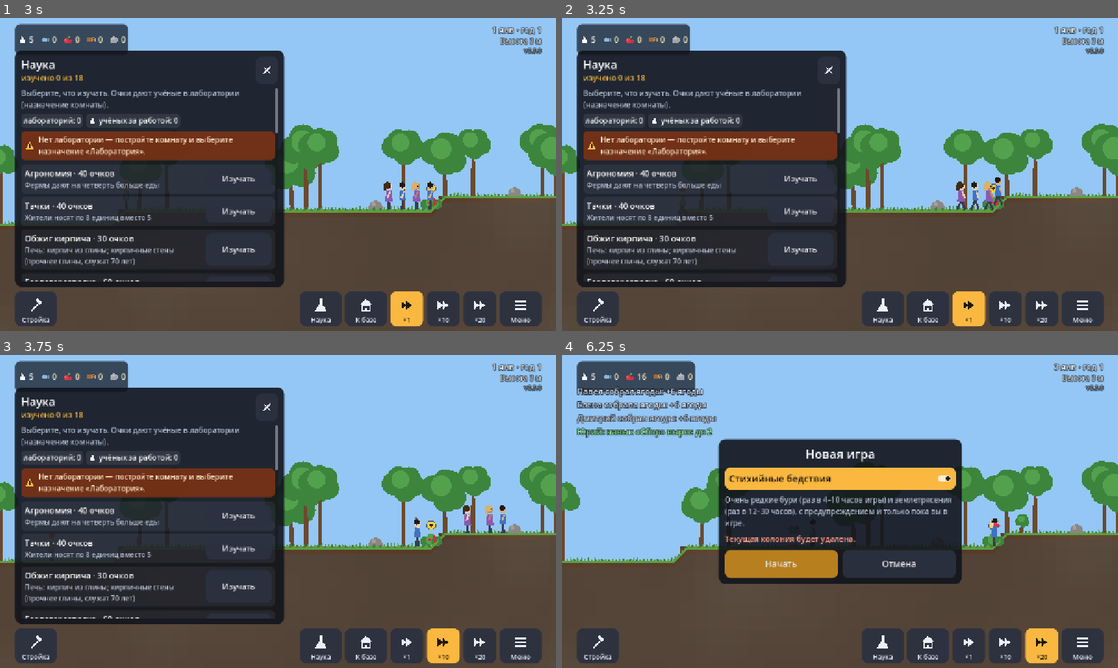
Above: before the commit, frames 1-4 (two rows, left to right).
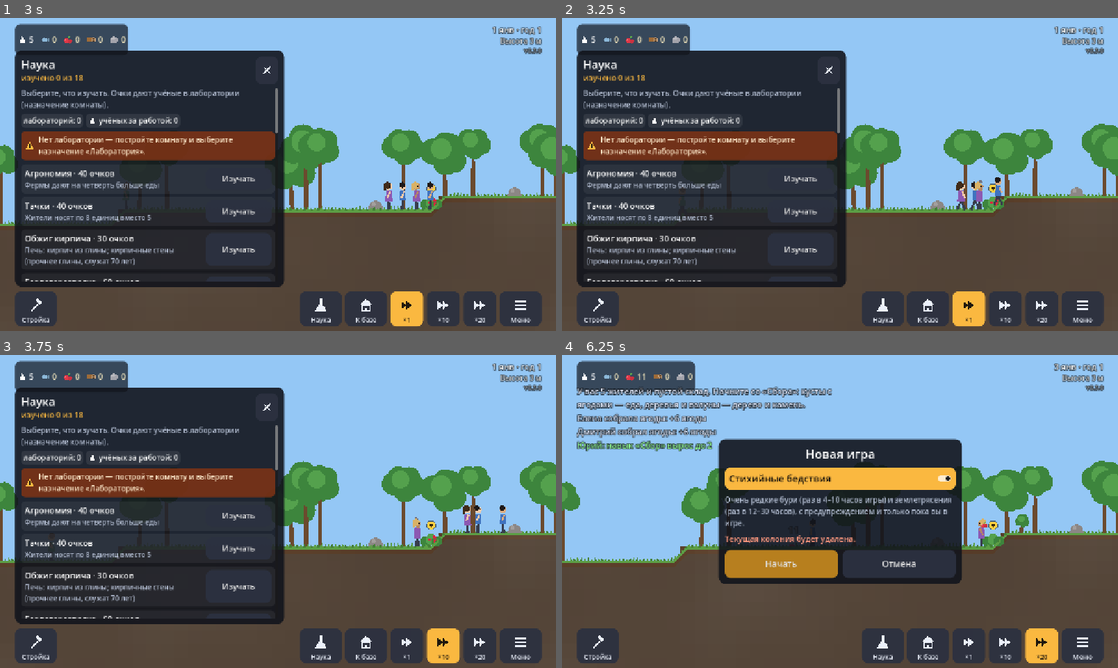
Above: after the commit, the same moments.

Repository: web-static-host/game1
Game: Godot game, scene res://scenes/main.tscn
Same seed, same stepped clock (60 frames per second), same inputs: the game is played once before the commit and once after it.
Inputs (mouse positions are in pixels of both pictures, inside the frame that each line leads up to):
- Up to frame 1 (3 s): click (33, 309) at 0.5 s; click (322, 309) at 1.27 s; click (366, 309) at 2.02 s; click (405, 309) at 2.77 s
- Up to frame 2 (3.25 s): no input
- Up to frame 3 (3.75 s): click (444, 646) at 3.52 s
- Up to frame 4 (6.25 s): click (1040, 646) at 4.27 s; click (1084, 646) at 5.02 s; click "Новая игра" at 5.75 s

Frame 1 is identical in both runs. In frame 2, 0.2% of the frame differs, in the area x 74-78%, y 51-62%; in frame 3, 0.2%; in frame 4, 3.2%, in the area x 2-79%, y 5-62%.

Commit message:
Озёра можно переплыть; отладка бота долгой игры
Колонию могли зажать два озера: глубокую воду не перейти, деревья
за ней недоступны. Теперь по поверхности воды плывут (вдвое медленнее).

Co-Authored-By: Claude Opus 5.5 <noreply@anthropic.com>
Claude-Session: https://claude.ai/code/session_016LhimkttaYpRVNZ3oj9mAA

Diff:
--- a/scripts/game/colony.gd
+++ b/scripts/game/colony.gd
@@ -1878,6 +1878,8 @@
 		var spd := (CLIMB_SPEED if absf(delta.y) > absf(delta.x) else WALK_SPEED) * jam * u.move_factor()
 		if u.child:
 			spd *= 0.8
+		if world.get_mat(u.cell().x, u.cell().y) == Mat.WATER:
+			spd *= 0.5 # плывут
 		var dist := delta.length()
 		if dist <= spd * budget:
 			u.pos = next
--- a/scripts/game/pathing.gd
+++ b/scripts/game/pathing.gd
@@ -3,7 +3,8 @@
 ## Передвижение жителей в разрезе мира.
 ## - ходят по открытым клеткам, под ногами — опора, над головой — свободно;
 ## - в выкопанных клетках и готовых постройках есть лестницы: можно лезть вверх/вниз;
-## - по рельефу шагают на ступеньку в 1 м.
+## - по рельефу шагают на ступеньку в 1 м, залезают на уступ в 2 м;
+## - озеро переплывают по поверхности (медленно).
 
 const MAX_NODES := 3000
 const MAX_RADIUS := 140
@@ -46,6 +47,9 @@
 	if not passable(c):
 		return false
 	if deck.has(c):
+		return true
+	# Плывут по поверхности озера: тело в воде, голова над водой.
+	if world.get_mat(c.x, c.y) == Mat.WATER and world.is_open(c.x, c.y - 1):
 		return true
 	var below := c + DOWN
 	if solid(below) or climbable(c) or climbable(below):
--- a/tests/longplay.gd
+++ b/tests/longplay.gd
@@ -89,12 +89,14 @@
 
 
 func _on_log(text: String, kind: String) -> void:
+	if not OS.get_environment("LOGALL").is_empty() and t >= float(OS.get_environment("LOGALL")) * 60.0:
+		print("LOG %s %s" % [_time(), text])
 	for pair in [["ОБВАЛ", "обвал"], ["Осыпь", "осыпь"], ["ОБРУШЕНИЕ", "обрушение постройки"], ["Буря:", "буря"],
 			["ЗЕМЛЕТРЯСЕНИЕ", "землетрясение"], ["ВЗРЫВ", "взрыв метана"], ["Затопило", "затопление"],
 			["лава течёт", "прорыв лавы"], ["сочится", "водоносный пласт"], ["Геолог", "предупреждение геолога"],
 			["истощ", "истощение от голода"], ["перегружена", "перегрузка"], ["износ 70", "износ 70%"],
 			["Склад полон", "склад полон"], ["Не хватает", "нехватка материалов"], ["Новая находка", "новая находка"],
-			["Изучено", "исследование"], ["Родился", "рождение"], ["стали парой", "пара"]]:
+			["Изучено", "исследование"], ["на разведку", "разведка за сырьём"], ["Метан в выработке", "газовая тревога"], ["Родился", "рождение"], ["стали парой", "пара"]]:
 		if text.contains(pair[0]):
 			events[pair[1]] = events.get(pair[1], 0) + 1
 	if text.contains("погиб"):
@@ -119,12 +121,12 @@
 		var to_farm = null
 		for f in farms:
 			to_farm = colony._near_rect(f.rect, reach[1])
-		print("   %s %s %s st%d сыт %d бодр %d здор %d проф %d | до фермы %s, узлов %d" % [u.name, u.cell(),
+		var xs: Array = reach[1].keys().map(func(c: Vector2i) -> int: return c.x)
+		print("   %s %s %s st%d сыт %d бодр %d здор %d проф %d | до фермы %s, узлов %d, x %d..%d" % [u.name, u.cell(),
 			Unit.TASK_NAMES[u.task], u.state, roundi(u.satiety), roundi(u.energy), roundi(u.health), u.profession,
-			to_farm, reach[1].size()])
-	for p in colony.projects:
-		if p.phase != Project.Phase.DONE:
-			print("   стройка %s %s %s раб %d/%d" % [p.title(), p.phase_name(), p.blocked, colony.workers_on(p), p.workers])
+			to_farm, reach[1].size(), xs.min(), xs.max()])
+	for p in colony.projects:
+		print("   стройка %s %s %s %s раб %d/%d" % [p.title(), p.rect, p.phase_name(), p.blocked, colony.workers_on(p), p.workers])
 
 
 func _slice() -> void:
